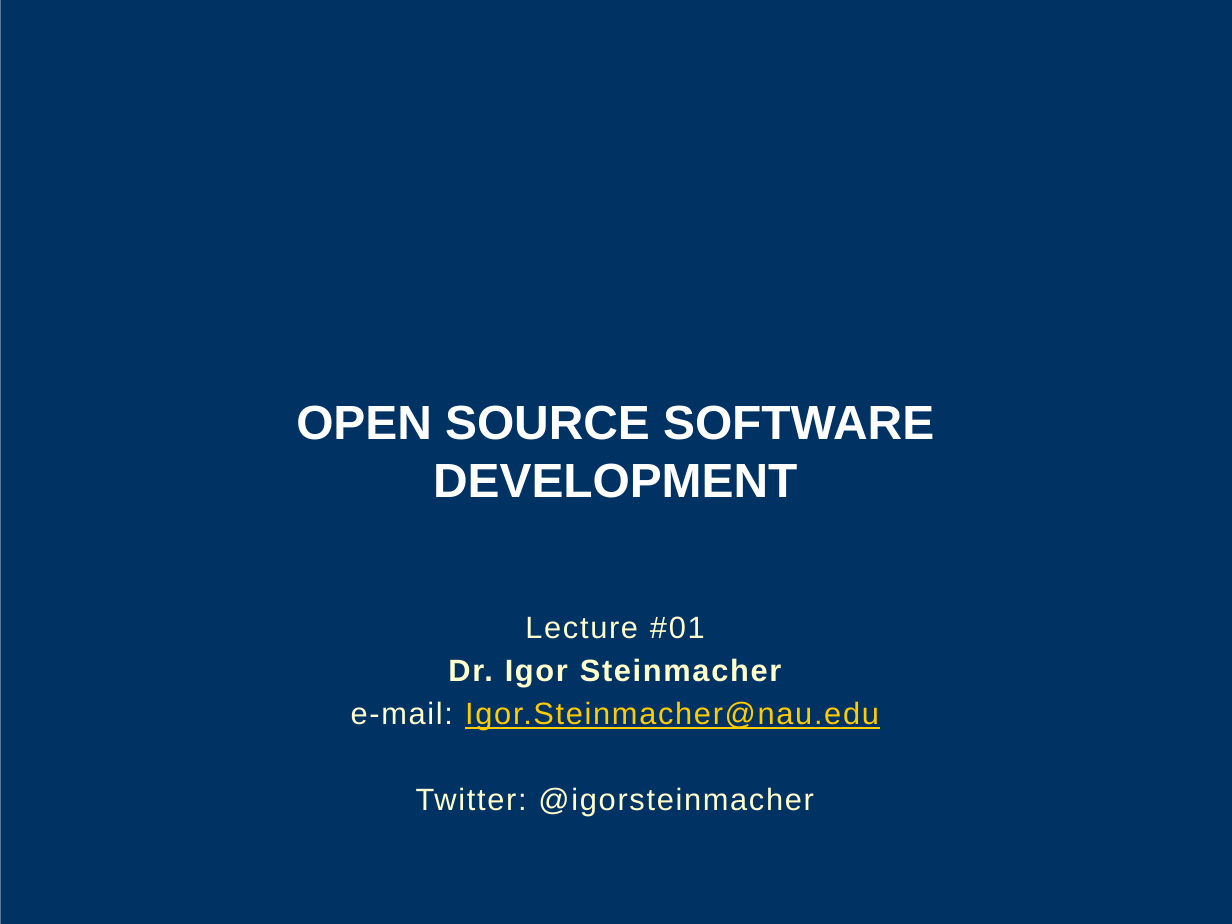
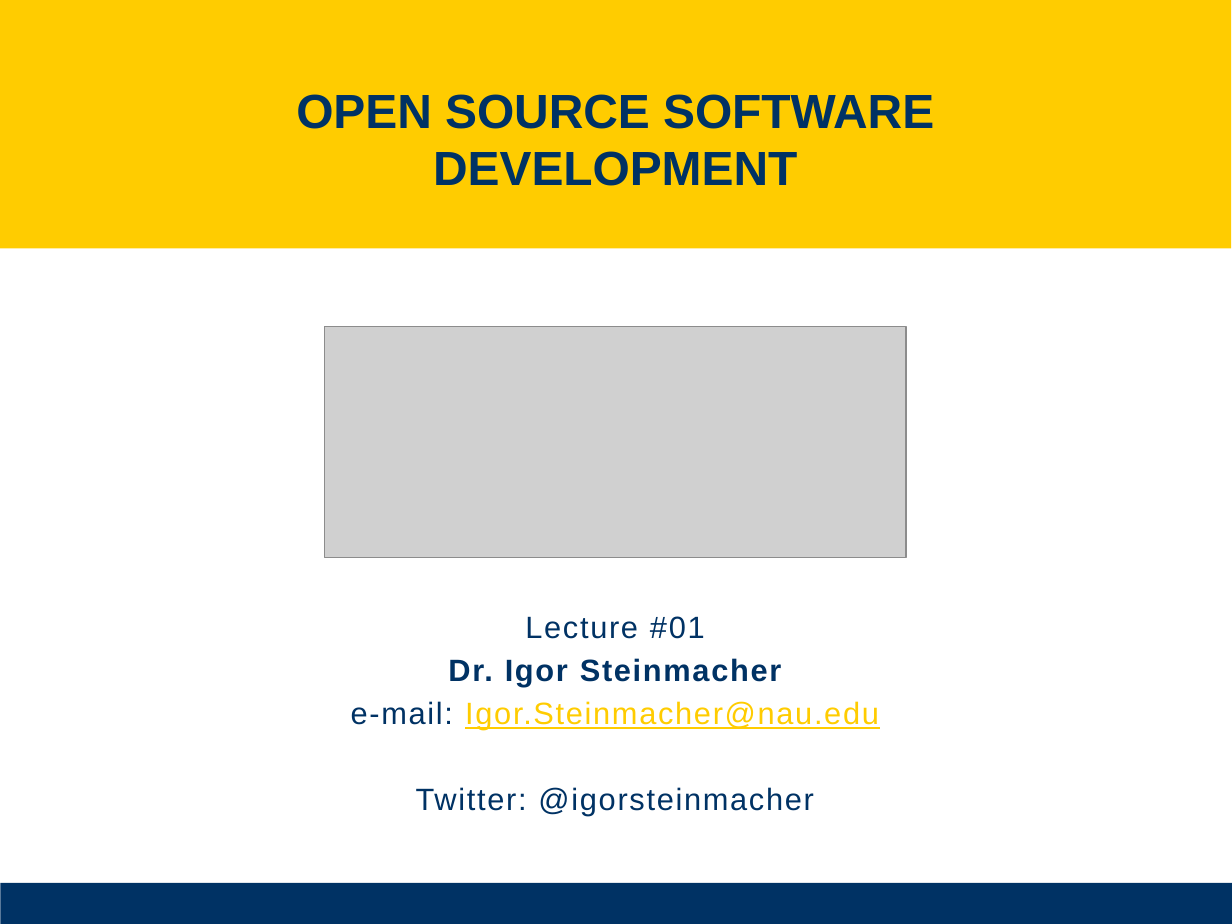
Before and after one commit to igorsteinmacher/SL-UTFPR-2021, a slide deck: slide 1 of notes/Lecture_01.pptx. Drawn at 1232x924 pixels with LibreOffice and Linux fonts; fonts in the diff are those of the drawing; grey boxes stand for pictures; background and template pictures are left out. Boxes give left, top, right and bottom in pixels: in the first picture for what was removed or moved away, otherwise in the second. Text is boxed around its words. In the diff, an @@ line names an element or a change of style, - is before the commit and + after.

```diff
--- a/notes/Lecture_01.pptx
+++ b/notes/Lecture_01.pptx
@@ rectangle removed at (0,0,1232,924) @@
@@ rectangle added at (0,0,1232,249), fill #FFCC00 @@
@@ title "OPEN SOURCE SOFTWARE DEVELOPMENT": place and size @@
-title "OPEN SOURCE SOFTWARE DEVELOPMENT" at (296,405,934,498)
+title "OPEN SOURCE SOFTWARE DEVELOPMENT" at (296,94,934,186)
@@ title "OPEN SOURCE SOFTWARE DEVELOPMENT" at (296,94,934,186): text colour #FFFFFF to #003264 @@
@@ picture added at (324,326,906,558) @@
@@ subtitle "Lecture #01" at (351,616,879,816): text colour #FFFFCC to #003264 in "Lecture #01", "Dr. Igor Steinmacher", "e-mail:", "Twitter: @igorsteinmacher" @@
@@ rectangle added at (0,883,1231,923), fill #003264 @@
```
Also in this commit, not shown: 10 other slides changed, 1 other file.
